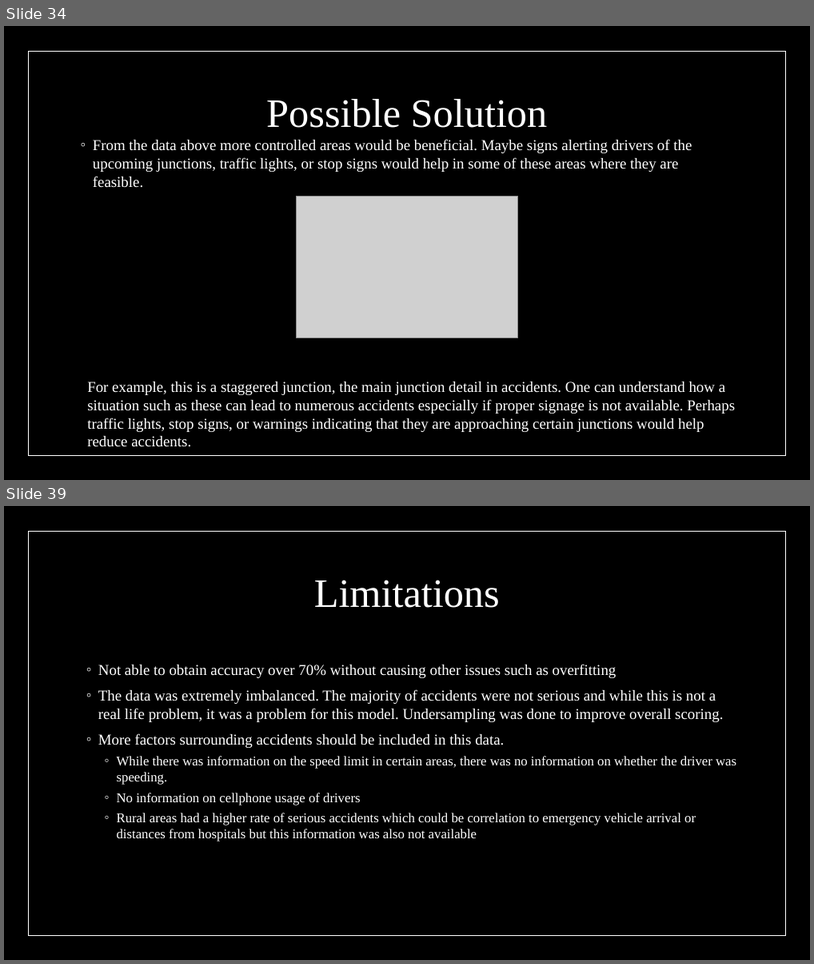
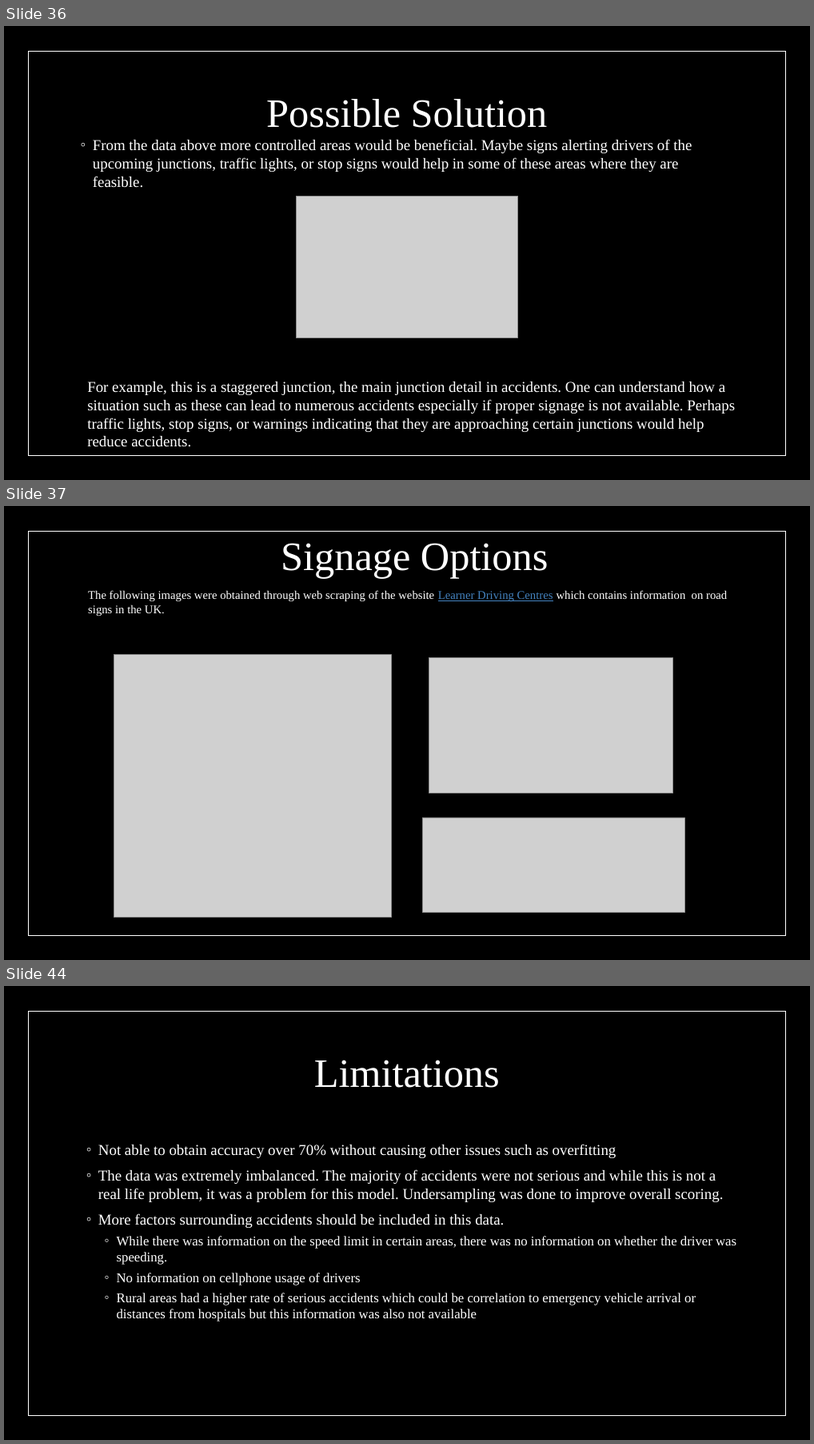
Before and after one commit to GenTaylor/Traffic-Accident-Analysis, a slide deck: Traffic_Analysis_and_Severity_Prediction.pptx. Shown one above the other, each under a label of ours: slides 34 and 39 before the commit, slides 36, 37 and 44 after it; the slides between them are not shown. The pictures are 814x964 and 814x1444 pixels, drawn with LibreOffice and Linux fonts; fonts in the diff are those of the drawing; grey boxes stand for pictures. Boxes give left, top, right and bottom in pixels: in the first picture for what was removed or moved away, otherwise in the second. Text is boxed around its words. In the diff, an @@ line names an element or a change of style, - is before the commit and + after.

```diff
--- a/Traffic_Analysis_and_Severity_Prediction.pptx
+++ b/Traffic_Analysis_and_Severity_Prediction.pptx
@@ slide 37 added at [4,506,810,960], background #000000; not listed: 2 template elements that a slide beside it also shows @@
@@ title added at [281,543,548,579], 48 pt, text #FFFFFF @@
+Signage Options
@@ text added at [88,590,727,616], 14 pt, text #FFFFFF @@
+The following images were obtained through web scraping of the website Learner Driving Centres which contains information on road signs in the UK.
@@ picture added at [114,655,392,917] @@
@@ picture added at [430,658,673,792] @@
@@ picture added at [422,817,685,912] @@
@@ what was slide 34 is now slide 36 @@
@@ what was slide 39 is now slide 44 @@
```
Also in this commit, not shown: 4 slides changed, 6 other slides added, 2 slides removed, 3 other files.
